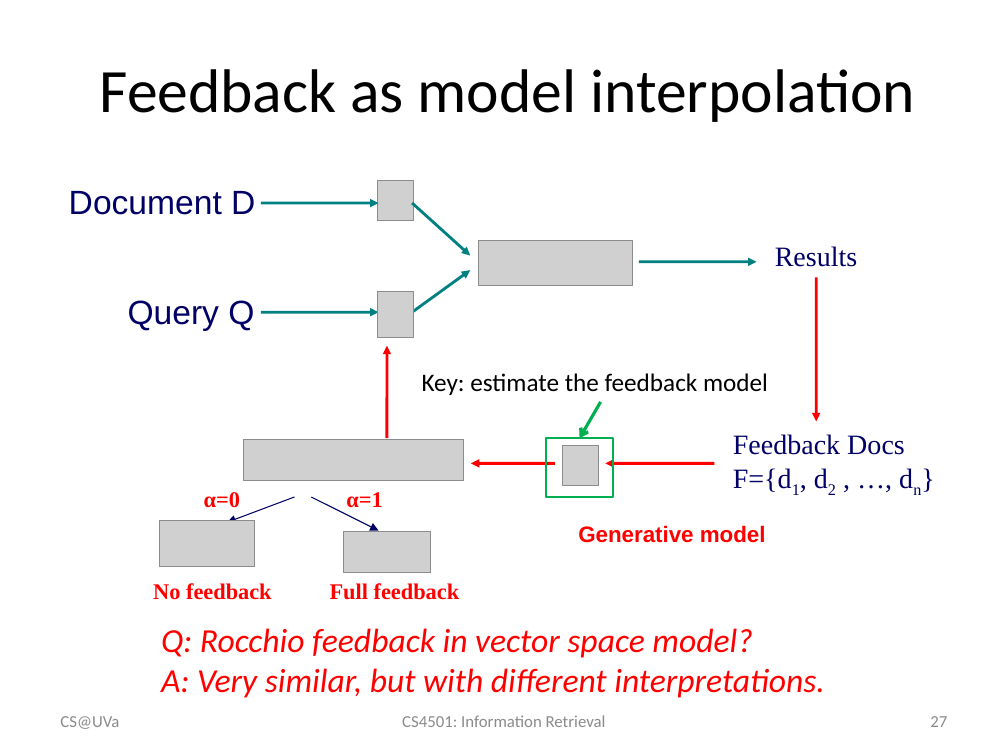
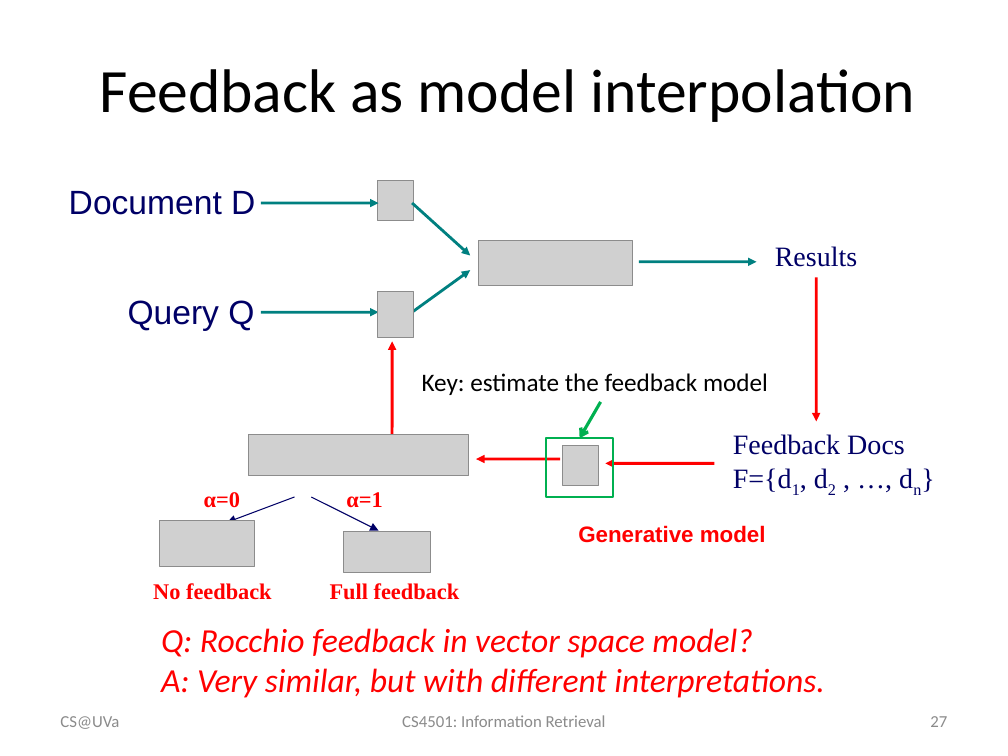
Before and after one commit to wang296/IR2015, a slide deck: slide 27 of docs/Relevance Feedback.pptx. Drawn at 1008x756 pixels with LibreOffice and Linux fonts; fonts in the diff are those of the drawing; grey boxes stand for pictures. Boxes give left, top, right and bottom in pixels: in the first picture for what was removed or moved away, otherwise in the second. Text is boxed around its words. In the diff, an @@ line names an element or a change of style, - is before the commit and + after.

```diff
--- a/docs/Relevance Feedback.pptx
+++ b/docs/Relevance Feedback.pptx
@@ 2 arrows, 1 picture moved together from (x1=243, y1=346, x2=555, y2=481) to (x1=248, y1=342, x2=560, y2=476) @@
```
Also in this commit, not shown: 1 other file.
